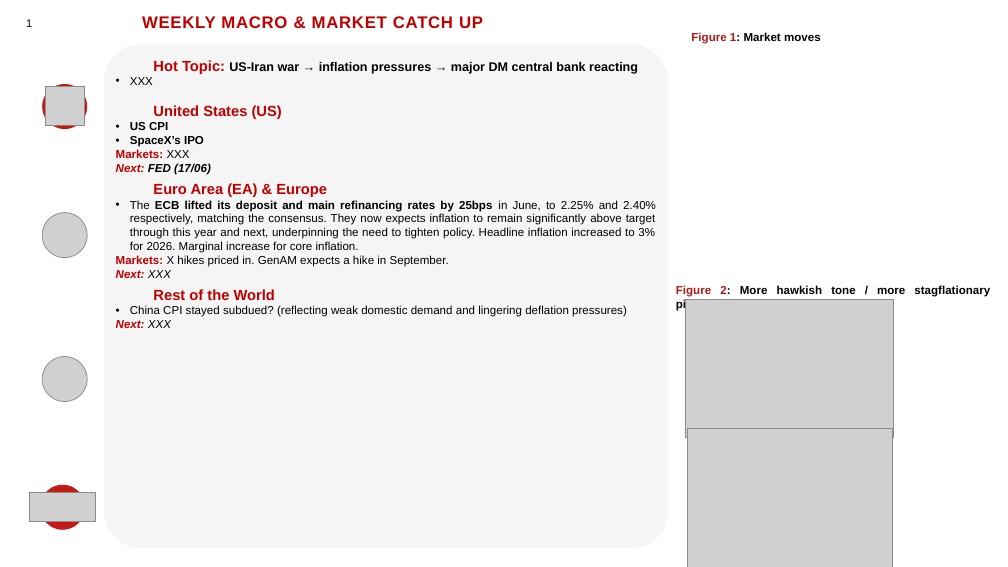
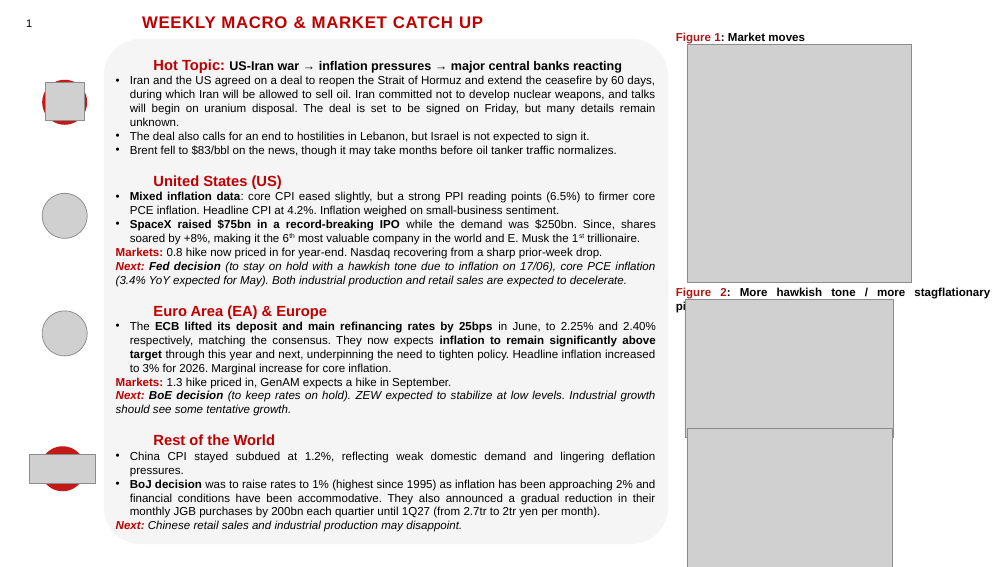
Before and after one commit to yessinemx/Quantum-Computing, a slide deck: slide 2 of Réunion de marché 16062026.pptx. Drawn at 1008x567 pixels with LibreOffice and Linux fonts; fonts in the diff are those of the drawing; grey boxes stand for pictures; background and template pictures are left out. Boxes give left, top, right and bottom in pixels: in the first picture for what was removed or moved away, otherwise in the second. Text is boxed around its words. In the diff, an @@ line names an element or a change of style, - is before the commit and + after.

```diff
--- a/Réunion de marché 16062026.pptx
+++ b/Réunion de marché 16062026.pptx
@@ text "Figure 1: Market moves": place and size @@
-text "Figure 1: Market moves" at box(691, 32, 821, 44)
+text "Figure 1: Market moves" at box(676, 32, 805, 44)
@@ 1 picture, 1 ellipse, 1 rounded rectangle: place and size @@
-1 picture, 1 ellipse, 1 rounded rectangle at box(42, 45, 668, 548)
+1 picture, 1 ellipse, 1 rounded rectangle at box(42, 39, 668, 544)
@@ text in rounded rectangle at box(130, 59, 655, 157): text changed; size 12 to 11 pt; bold off @@
-  Hot Topic: US-Iran war → inflation pressures → major DM central bank reacting
-• XXX
+  Hot Topic: US-Iran war → inflation pressures → major central banks reacting
+• Iran and the US agreed on a deal to reopen the Strait of Hormuz and extend the ceasefire by 60 days, during which Iran will be allowed to sell oil. Iran committed not to develop nuclear weapons, and talks will begin on uranium disposal. The deal is set to be signed on Friday, but many details remain unknown.
+• The deal also calls for an end to hostilities in Lebanon, but Israel is not expected to sign it.
+• Brent fell to $83/bbl on the news, though it may take months before oil tanker traffic normalizes.
@@ picture added at box(688, 45, 912, 283) @@
@@ picture: place and size @@
-picture at box(42, 212, 88, 258)
+picture at box(42, 194, 88, 239)
@@ text in rounded rectangle at box(116, 191, 656, 287): text changed; bold off @@
-• US CPI
-• SpaceX’s IPO
-Markets: XXX
-Next: FED (17/06)
+• Mixed inflation data: core CPI eased slightly, but a strong PPI reading points (6.5%) to firmer core PCE inflation. Headline CPI at 4.2%. Inflation weighed on small-business sentiment.
+• SpaceX raised $75bn in a record-breaking IPO while the demand was $250bn. Since, shares soared by +8%, making it the 6th most valuable company in the world and E. Musk the 1st trillionaire.
+Markets: 0.8 hike now priced in for year-end. Nasdaq recovering from a sharp prior-week drop.
+Next: Fed decision (to stay on hold with a hawkish tone due to inflation on 17/06), core PCE inflation (3.4% YoY expected for May). Both industrial production and retail sales are expected to decelerate.
@@ picture: place and size @@
-picture at box(42, 357, 88, 402)
+picture at box(42, 311, 88, 356)
@@ text in rounded rectangle at box(130, 321, 656, 375): bold on in "inflation to remain significantly above target" @@
@@ text in rounded rectangle at box(116, 377, 656, 416): text changed; italic on @@
-Markets: X hikes priced in. GenAM expects a hike in September.
-Next: XXX
+Markets: 1.3 hike priced in, GenAM expects a hike in September.
+Next: BoE decision (to keep rates on hold). ZEW expected to stabilize at low levels. Industrial growth should see some tentative growth.
@@ ellipse: place and size @@
-ellipse at box(40, 485, 85, 530)
+ellipse at box(40, 446, 85, 492)
@@ picture: place and size @@
-picture at box(29, 493, 95, 522)
+picture at box(29, 454, 95, 483)
@@ text in rounded rectangle at box(116, 451, 656, 532): text changed @@
-• China CPI stayed subdued? (reflecting weak domestic demand and lingering deflation pressures)
-Next: XXX
+• China CPI stayed subdued at 1.2%, reflecting weak domestic demand and lingering deflation pressures.
+• BoJ decision was to raise rates to 1% (highest since 1995) as inflation has been approaching 2% and financial conditions have been accommodative. They also announced a gradual reduction in their monthly JGB purchases by 200bn each quartier until 1Q27 (from 2.7tr to 2tr yen per month).
+Next: Chinese retail sales and industrial production may disappoint.
```
Also in this commit, not shown: 1 other slide changed, 15 slides added.
